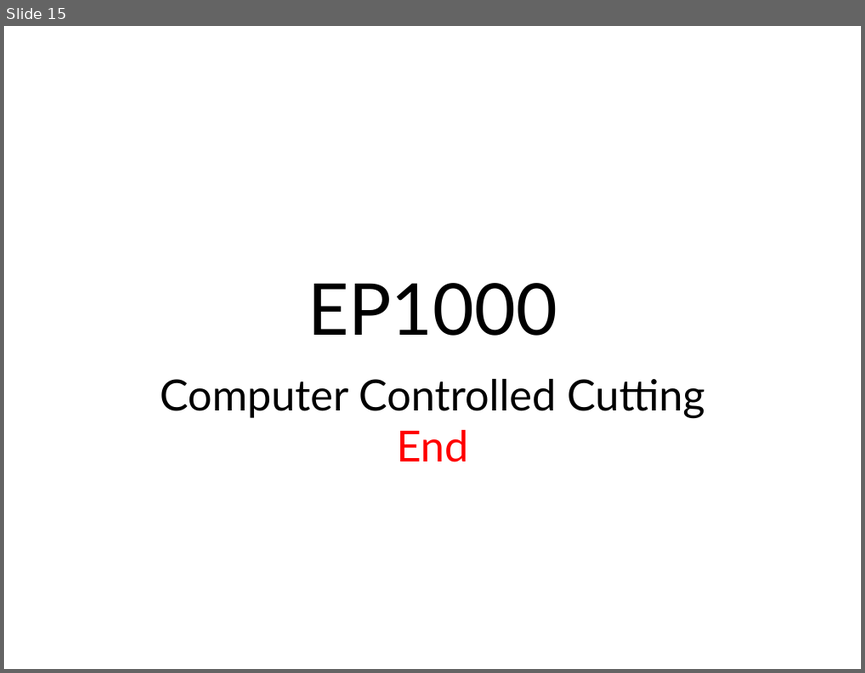
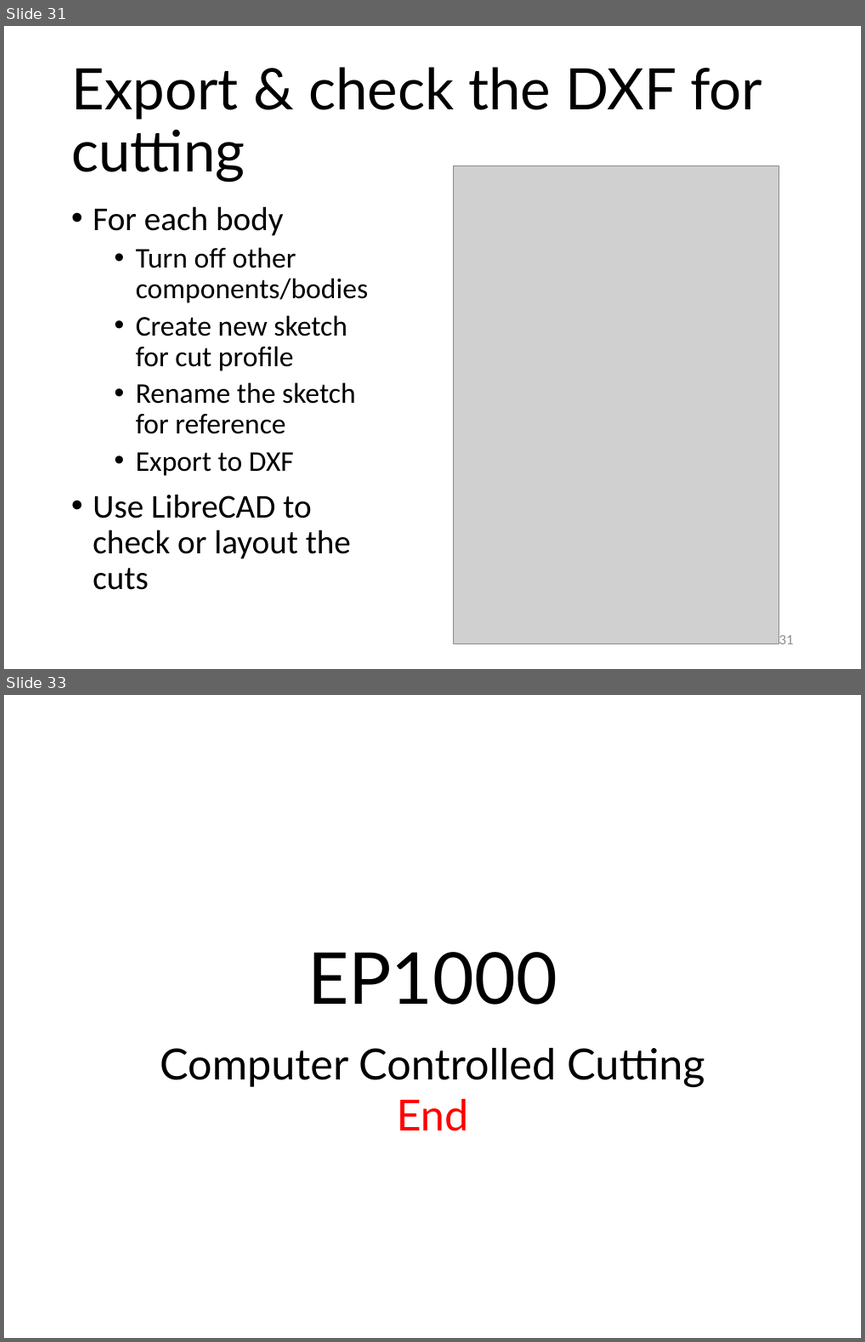
Before and after one commit to RDorville/digfab, a slide deck: presentations/ep1000_cutting/ep1000_cutting.pptx. Shown one above the other, each under a label of ours: slide 15 before the commit, slides 31 and 33 after it; the slides between them are not shown. The pictures are 865x673 and 865x1342 pixels, drawn with LibreOffice and Linux fonts; fonts in the diff are those of the drawing; grey boxes stand for pictures; background and template pictures are left out. Boxes give left, top, right and bottom in pixels: in the first picture for what was removed or moved away, otherwise in the second. Text is boxed around its words. In the diff, an @@ line names an element or a change of style, - is before the commit and + after.

Commit message:
completed ep1000_cutting

```diff
--- a/presentations/ep1000_cutting/ep1000_cutting.pptx
+++ b/presentations/ep1000_cutting/ep1000_cutting.pptx
@@ slide 31 added at (4, 26, 861, 669), background #FFFFFF @@
@@ title added at (71, 67, 762, 182), 48 pt, text #000000 @@
+Export & check the DXF for cutting
@@ picture added at (454, 166, 779, 645) @@
@@ text added at (92, 206, 368, 590), 24 pt, text #000000 @@
+• For each body
+  • Turn off other components/bodies
+  • Create new sketch for cut profile
+  • Rename the sketch for reference
+  • Export to DXF
+• Use LibreCAD to check or layout the cuts
@@ page number added at (779, 635, 794, 644), 12 pt, text #8C8C8C @@
+31
@@ what was slide 15 is now slide 33 @@
```
Also in this commit, not shown: 17 other slides added, 24 other files.
